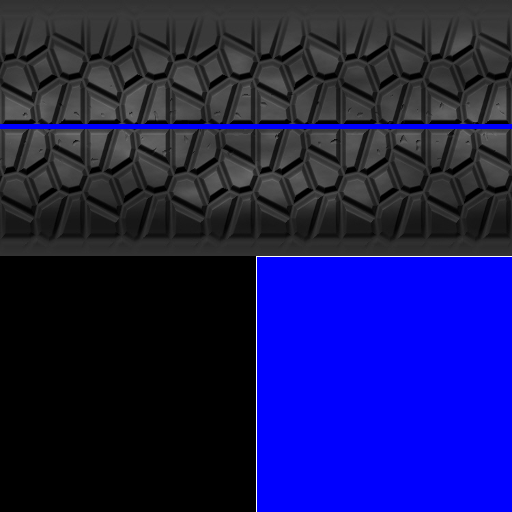
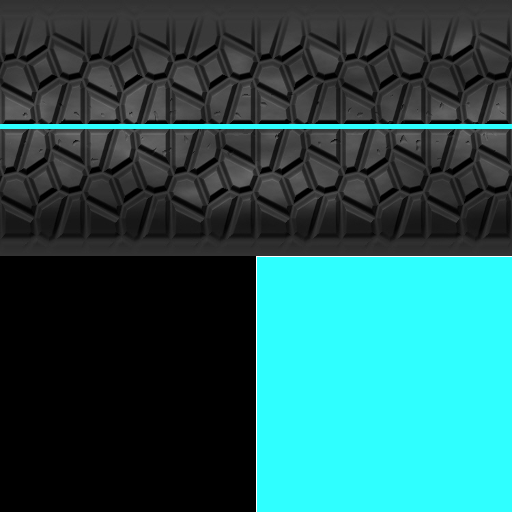
Before/after of a w=512, h=512 layered artwork. What changed in the layer stack:
painted on "Layer" over [0, 124, 512, 512]
